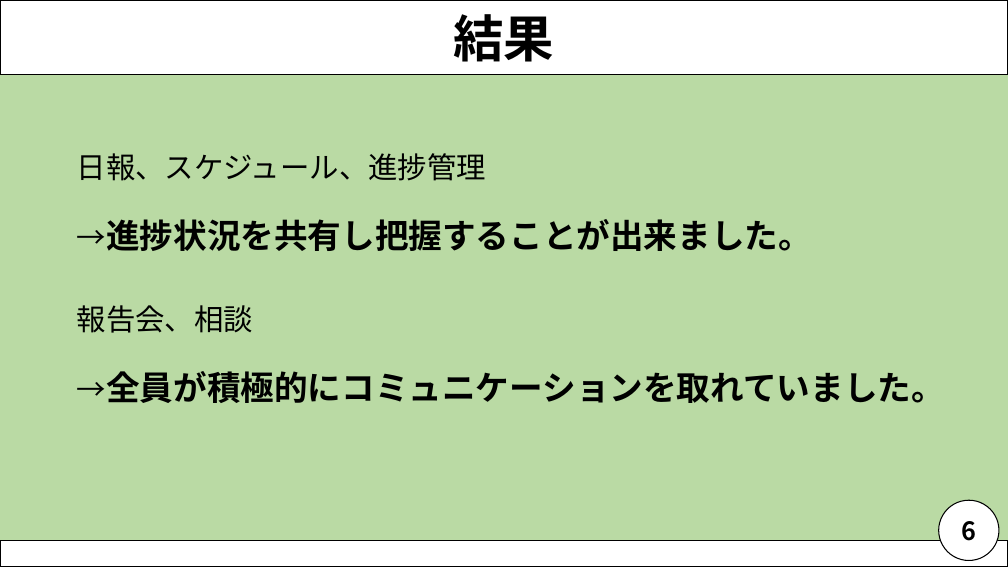
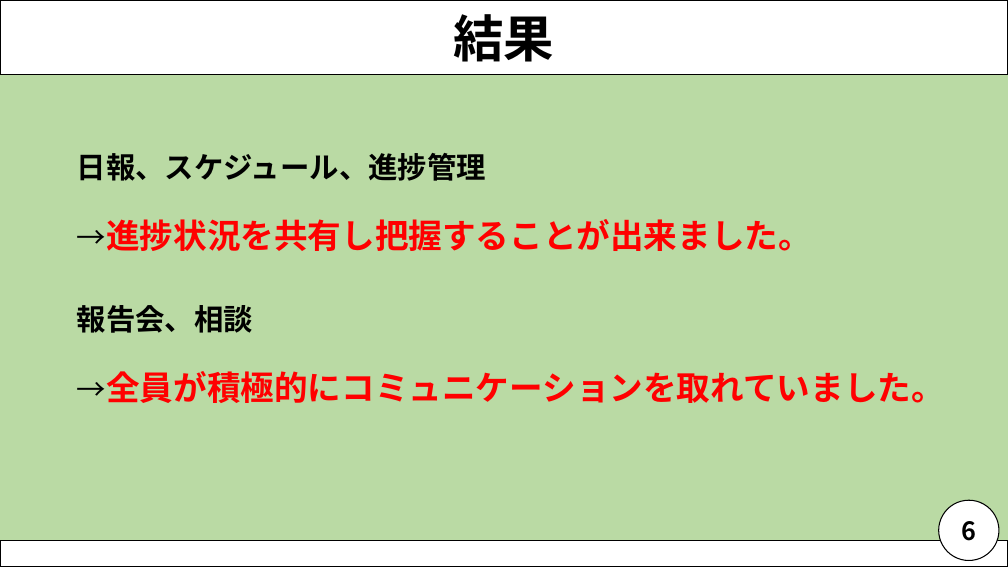
Before and after one commit to NagaoMasaki/NervousBreakdown, a slide deck: slide 7 of 資料/神経衰弱発表資料_200716.pptx. Drawn at 1008x567 pixels with LibreOffice and Linux fonts; fonts in the diff are those of the drawing. Boxes give left, top, right and bottom in pixels: in the first picture for what was removed or moved away, otherwise in the second. Text is boxed around its words. In the diff, an @@ line names an element or a change of style, - is before the commit and + after.

```diff
--- a/資料/神経衰弱発表資料_200716.pptx
+++ b/資料/神経衰弱発表資料_200716.pptx
@@ text "日報、スケジュール、進捗管理" at (x1=77, y1=153, x2=945, y2=403): bold on in "日報、スケジュール、進捗管理", "報告会、相談"; text colour #000000 to #FF0000 in "→進捗状況を共有し把握することが出来ました。", "→全員が積極的にコミュニケーションを取れていました。" @@
```
Also in this commit, not shown: 10 other slides changed, 2 slides added.
